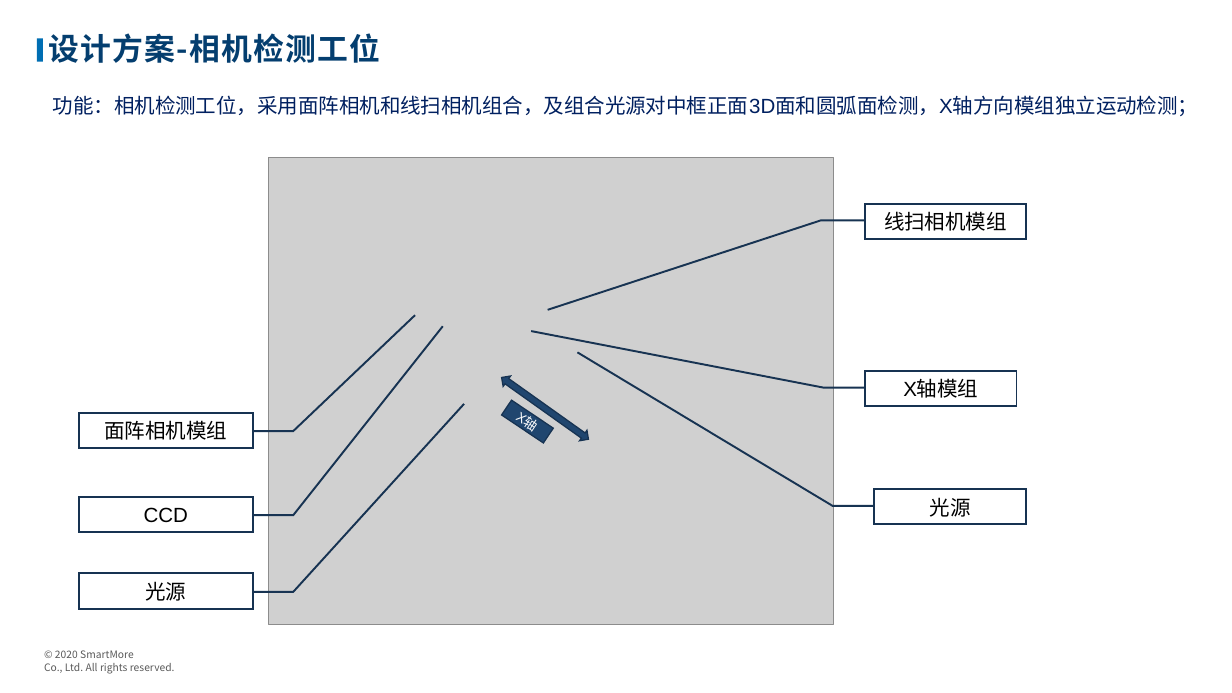
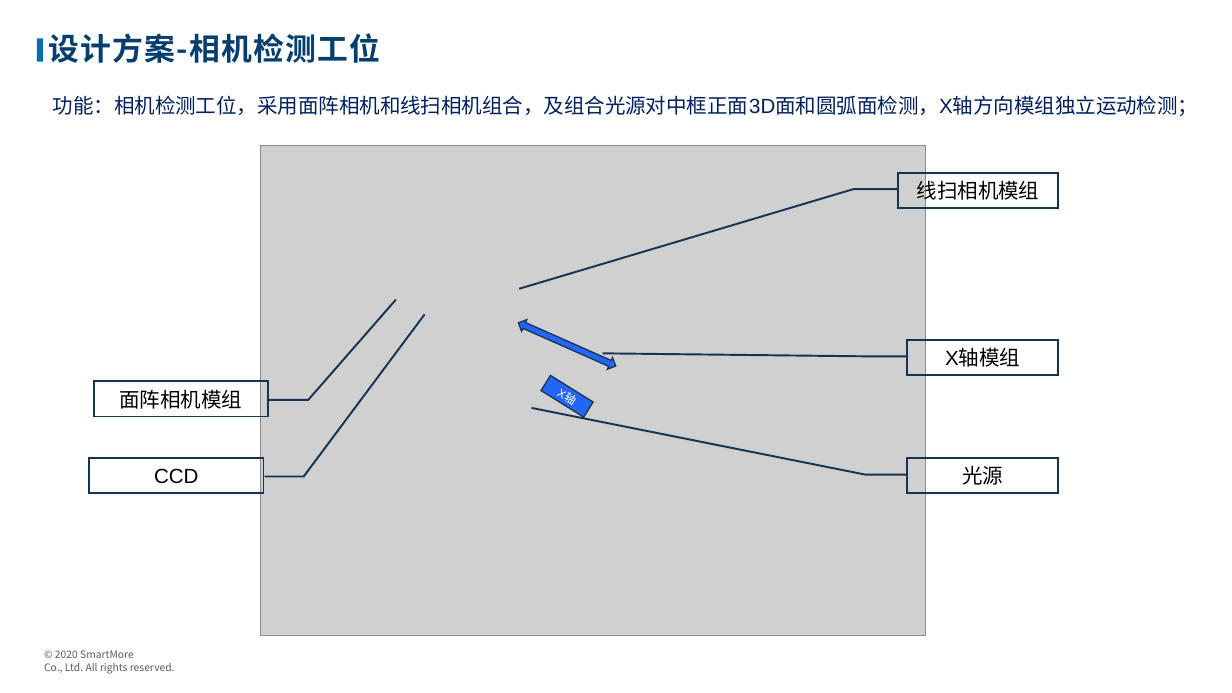
Before and after one commit to wanglvhh/Solution_2021, a slide deck: slide 12 of 2021/11/观澜富士康项目/样机方案/中框检测样机解决方案.pptx. Drawn at 1232x693 pixels with LibreOffice and Linux fonts; fonts in the diff are those of the drawing; grey boxes stand for pictures; background and template pictures are left out. Boxes give left, top, right and bottom in pixels: in the first picture for what was removed or moved away, otherwise in the second. Text is boxed around its words. In the diff, an @@ line names an element or a change of style, - is before the commit and + after.

Commit message:
Update 手机中框样机方案

```diff
--- a/2021/11/观澜富士康项目/样机方案/中框检测样机解决方案.pptx
+++ b/2021/11/观澜富士康项目/样机方案/中框检测样机解决方案.pptx
@@ picture: place and size @@
-picture at (269,157,834,624)
+picture at (261,146,926,636)
@@ border callout "线扫相机模组": place and size @@
-border callout "线扫相机模组" at (865,204,1026,239)
+border callout "线扫相机模组" at (898,173,1059,208)
@@ left right arrow at (516,317,618,372): fill #20466F to #2466F4; rotation 215 to 203 degrees @@
@@ proportions changed in 5 elements at (93,382,268,417), (89,458,263,494), (898,173,1059,208), (908,458,1059,494), (908,340,1059,375) @@
@@ border callout "X轴模组": place and size @@
-border callout "X轴模组" at (865,372,1017,407)
+border callout "X轴模组" at (908,340,1059,375)
@@ border callout "面阵相机模组": place and size @@
-border callout "面阵相机模组" at (79,413,253,448)
+border callout "面阵相机模组" at (93,382,268,417)
@@ rectangle "X轴" at (542,375,593,417): size 10.5 to 9 pt; fill #20466F to #2466F4; rotation 33 to 31 degrees @@
@@ border callout "CCD": place and size @@
-border callout "CCD" at (79,497,253,532)
+border callout "CCD" at (89,458,263,494)
@@ border callout "光源": place and size @@
-border callout "光源" at (874,490,1026,525)
+border callout "光源" at (908,458,1059,494)
@@ border callout removed at (79,574,253,609) @@
-光源
```
Also in this commit, not shown: 6 other slides changed, 1 slide added, 1 other file.
